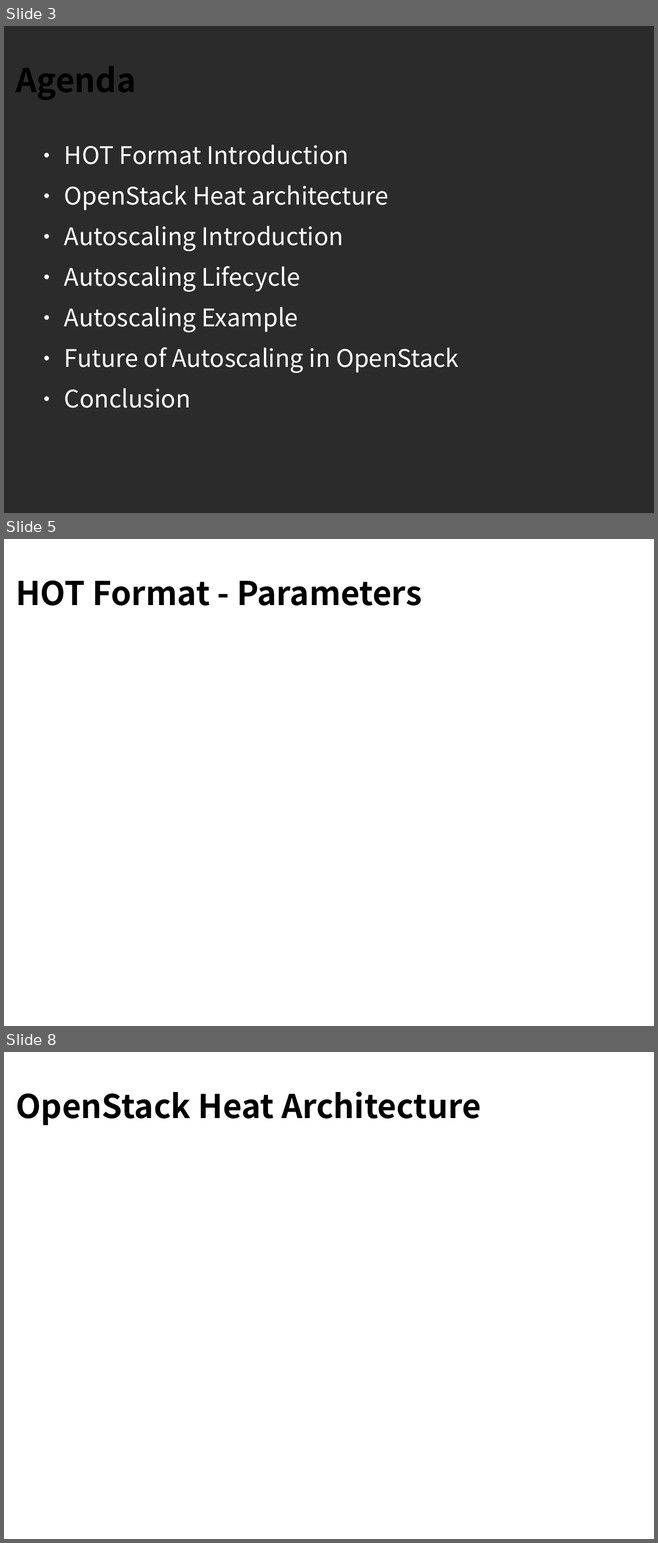
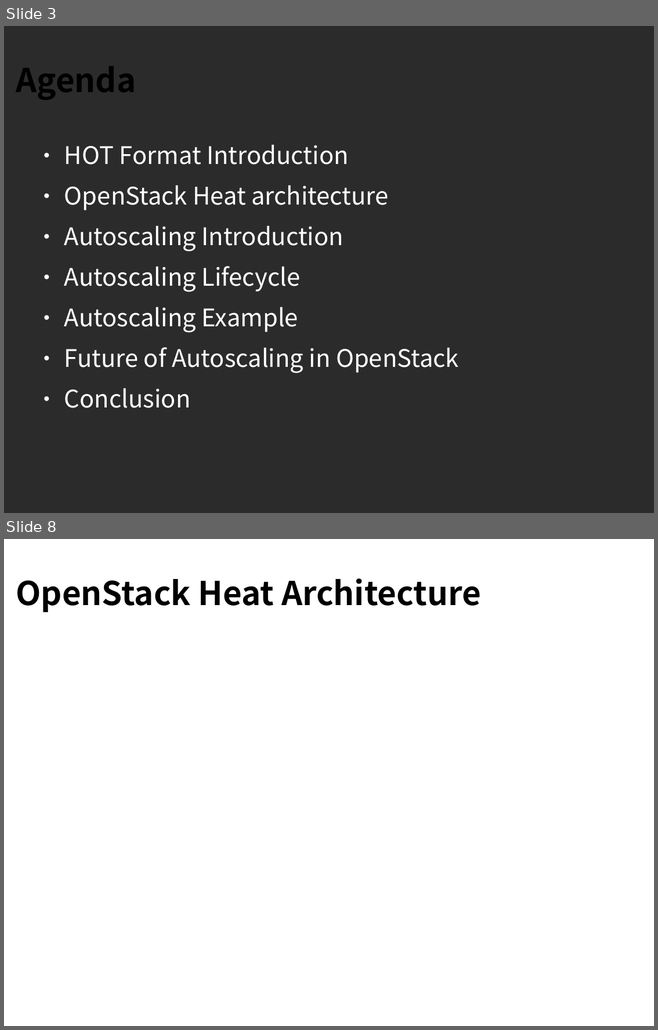
Before and after one commit to sdake/slides, a slide deck: sdake-cloudopen-heat-2013-09/heat-cloudopen-final.odp. Shown one above the other, each under a label of ours: slides 3, 5 and 8 before the commit, slides 3 and 8 after it; the slides between them are not shown. The pictures are 658x1543 and 658x1030 pixels, drawn with LibreOffice and Linux fonts; fonts in the diff are those of the drawing; background and template pictures are left out; a plain dark background stands for a picture behind light text. Boxes give left, top, right and bottom in pixels: in the first picture for what was removed or moved away, otherwise in the second. Text is boxed around its words. In the diff, an @@ line names an element or a change of style, - is before the commit and + after.

```diff
--- a/sdake-cloudopen-heat-2013-09/heat-cloudopen-final.odp
+++ b/sdake-cloudopen-heat-2013-09/heat-cloudopen-final.odp
@@ slide 5 removed at [4, 539, 654, 1026], background picture (left out) @@
@@ title removed at [16, 580, 422, 606] @@
-HOT Format - Parameters
```
Also in this commit, not shown: 3 slides changed, 6 slides added, 6 other slides removed.
